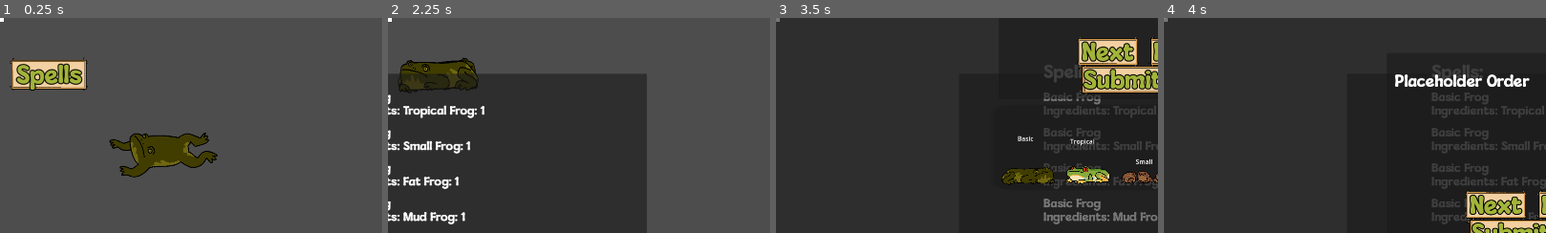
Above: before the commit, frames 1-4 (left to right).
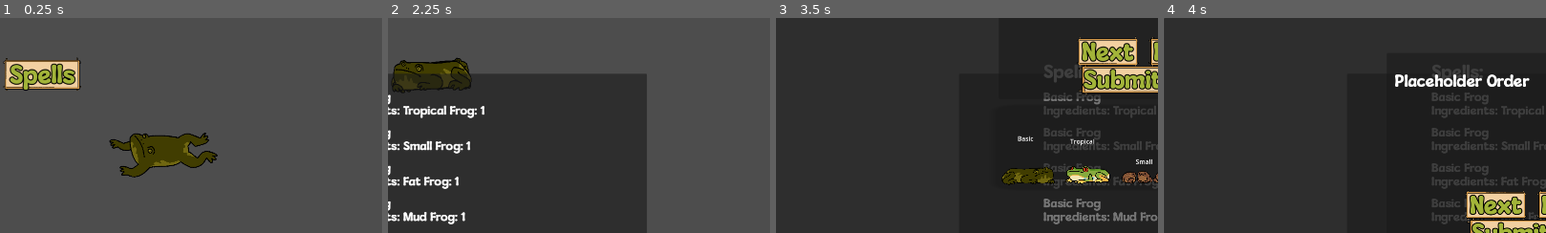
Above: after the commit, the same moments.

Repository: NotTom31/FroggeeToadems
Game: Godot game, scene res://Scenes/Levels/Test/Main-Scene-Tom.tscn
The game is run twice, just before and just after one commit, with the same random seed, the same clock (stepped at 60 frames per second) and the same inputs. This scene is started directly instead of the project's main scene.
Inputs (mouse positions are % of the whole screen's width and height, from its top left):
- Up to frame 1 (0.25 s): no input
- Up to frame 2 (2.25 s): drag from (65, 47) to (51, 24) at 0.52 s; drag from (65, 77) to (51, 24) at 1.27 s; click "Spells" at 2 s
- Up to frame 3 (3.5 s): click "Open Shop" at 2.75 s
- Up to frame 4 (4 s): click "Next" at 3.5 s
The pictures show only the part of the screen within x 0-50%, y 0-50%; the shares and areas given below are measured in that part.

The runs differ from the first frame. In frame 1, 1.9% of the frame differs, in the area x 0-23%, y 0-34%; in frame 2, 1.1%; in frame 3, less than 0.1%; in frame 4, less than 0.1%.
Error in both runs: Invalid call. Nonexistent function 'reset_cursor' in base 'Window'. (res://Code/Managers/LevelManager.gd:264)

Commit message:
Align spells button

Diff:
--- a/Scenes/Levels/Test/Main-Scene-Tom.tscn
+++ b/Scenes/Levels/Test/Main-Scene-Tom.tscn
@@ -74,6 +74,9 @@
 
 [node name="FrogDetectionArea" parent="." instance=ExtResource("6_fo3t6")]
 
+[node name="Sprite2D" parent="FrogDetectionArea" index="0"]
+visible = false
+
 [node name="SwampBg" parent="FrogDetectionArea" index="1"]
 position = Vector2(967, 545)
 
--- a/Scenes/UI/spell_ui.tscn
+++ b/Scenes/UI/spell_ui.tscn
@@ -205,9 +205,9 @@
 text = "Close"
 
 [node name="OpenButton" parent="." instance=ExtResource("2_a30l4")]
-offset_left = 37.0
+offset_left = 20.0
 offset_top = 115.0
-offset_right = 209.0
+offset_right = 192.0
 offset_bottom = 183.0
 text = "Spells"
 
